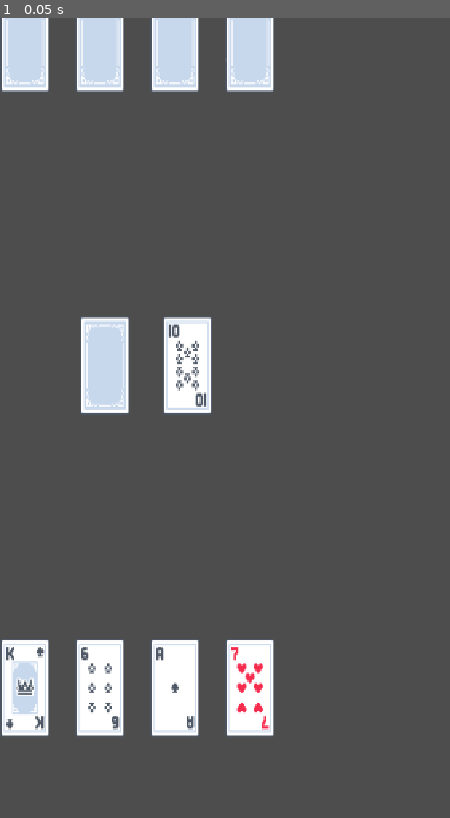
Above: before the commit, frame 1.
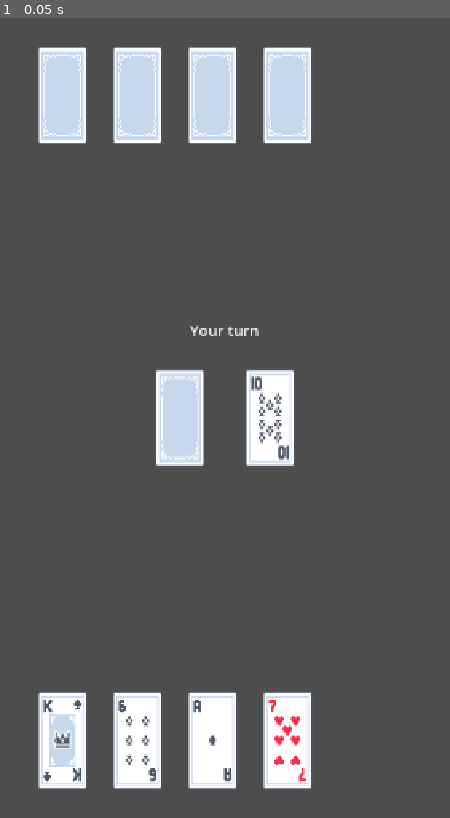
Above: after the commit, the same moment.

Repository: walterkibe7-afk/Niko-Kadi
Game: Godot game, scene res://scenes/table.tscn
Two runs of this game, one before a commit and one after it. Both use one fixed random seed, a clock stepped at 60 frames per second and the inputs below.
Inputs:
- Up to frame 1 (0.05 s): no input

The runs differ from the first frame. In frame 1, 21% of the frame differs, in the area x 0-70%, y 0-97%.

Commit message:
Fix layout and top card

Diff:
--- a/scripts/ui/table.gd
+++ b/scripts/ui/table.gd
@@ -22,8 +22,9 @@
 	turn_label.text = "Your turn"
 	turn_label.horizontal_alignment = HORIZONTAL_ALIGNMENT_CENTER
 	turn_label.vertical_alignment = VERTICAL_ALIGNMENT_CENTER
-	turn_label.position = Vector2(SCREEN_SIZE.x / 2.0, 60.0)
-	turn_label.add_theme_constant_override("font_size", 24)
+	turn_label.size = Vector2(720, 40)
+	turn_label.position = Vector2(0, 480)
+	turn_label.add_theme_font_size_override("font_size", 24)
 	turn_label.mouse_filter = Control.MOUSE_FILTER_IGNORE
 	add_child(turn_label)
 
@@ -31,8 +32,9 @@
 	game_over_label.text = ""
 	game_over_label.horizontal_alignment = HORIZONTAL_ALIGNMENT_CENTER
 	game_over_label.vertical_alignment = VERTICAL_ALIGNMENT_CENTER
-	game_over_label.position = Vector2(SCREEN_SIZE.x / 2.0, SCREEN_SIZE.y / 2.0)
-	game_over_label.add_theme_constant_override("font_size", 48)
+	game_over_label.size = Vector2(720, 40)
+	game_over_label.position = Vector2(0, 600)
+	game_over_label.add_theme_font_size_override("font_size", 48)
 	game_over_label.modulate = Color(1, 0.2, 0.2)
 	game_over_label.visible = false
 	game_over_label.mouse_filter = Control.MOUSE_FILTER_IGNORE
@@ -69,25 +71,26 @@
 	_clear_table()
 
 	# My hand face-up along the bottom with 40px margin above bottom edge.
-	_place_hand(game.hands[0], true, SCREEN_SIZE.y - MARGIN - CARD_SIZE.y)
+	_place_hand(game.hands[0], true, SCREEN_SIZE.y - MARGIN - CARD_SIZE.y / 2.0)
 	# Opponent's hand face-down along the top with 40px margin below top edge.
-	_place_hand(game.hands[1], false, MARGIN)
-	# Starter card face-up in the middle.
-	_add_card_view(
-		game.discard_pile[0],
-		true,
-		Vector2(
-			SCREEN_SIZE.x / 2.0 - CARD_SIZE.x / 2.0,
-			SCREEN_SIZE.y / 2.0 - CARD_SIZE.y / 2.0,
-		),
-	)
-	# Face-down draw pile beside the starter card.
+	_place_hand(game.hands[1], false, MARGIN + CARD_SIZE.y / 2.0)
+	# Top discard card face-up in the middle.
+	if not game.discard_pile.is_empty():
+		_add_card_view(
+			game.top_card(),
+			true,
+			Vector2(
+				SCREEN_SIZE.x / 2.0 + CARD_SIZE.x / 2.0 + 12.0,
+				SCREEN_SIZE.y / 2.0,
+			),
+		)
+	# Face-down draw pile beside the discard card.
 	draw_pile_view = _add_card_view(
 		null,
 		false,
 		Vector2(
-			SCREEN_SIZE.x / 2.0 - CARD_SIZE.x * 1.5 - 12.0,
-			SCREEN_SIZE.y / 2.0 - CARD_SIZE.y / 2.0,
+			SCREEN_SIZE.x / 2.0 - CARD_SIZE.x / 2.0 - 12.0,
+			SCREEN_SIZE.y / 2.0,
 		),
 	)
 
@@ -182,7 +185,7 @@
 	var spacing := CARD_SIZE.x
 	if count > 1:
 		spacing = clamp((usable - CARD_SIZE.x) / (count - 1), 0.0, CARD_SIZE.x)
-	var x := MARGIN
+	var x := MARGIN + CARD_SIZE.x / 2.0
 	for card in hand:
 		var cv := _add_card_view(card, face_up, Vector2(x, y))
 		if face_up and hand == game.hands[0]:
